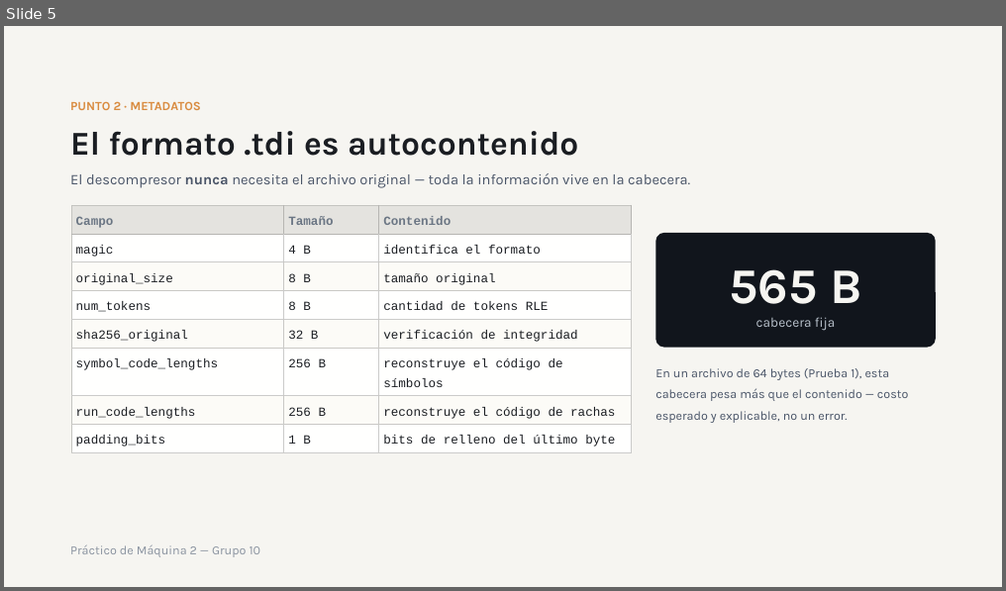
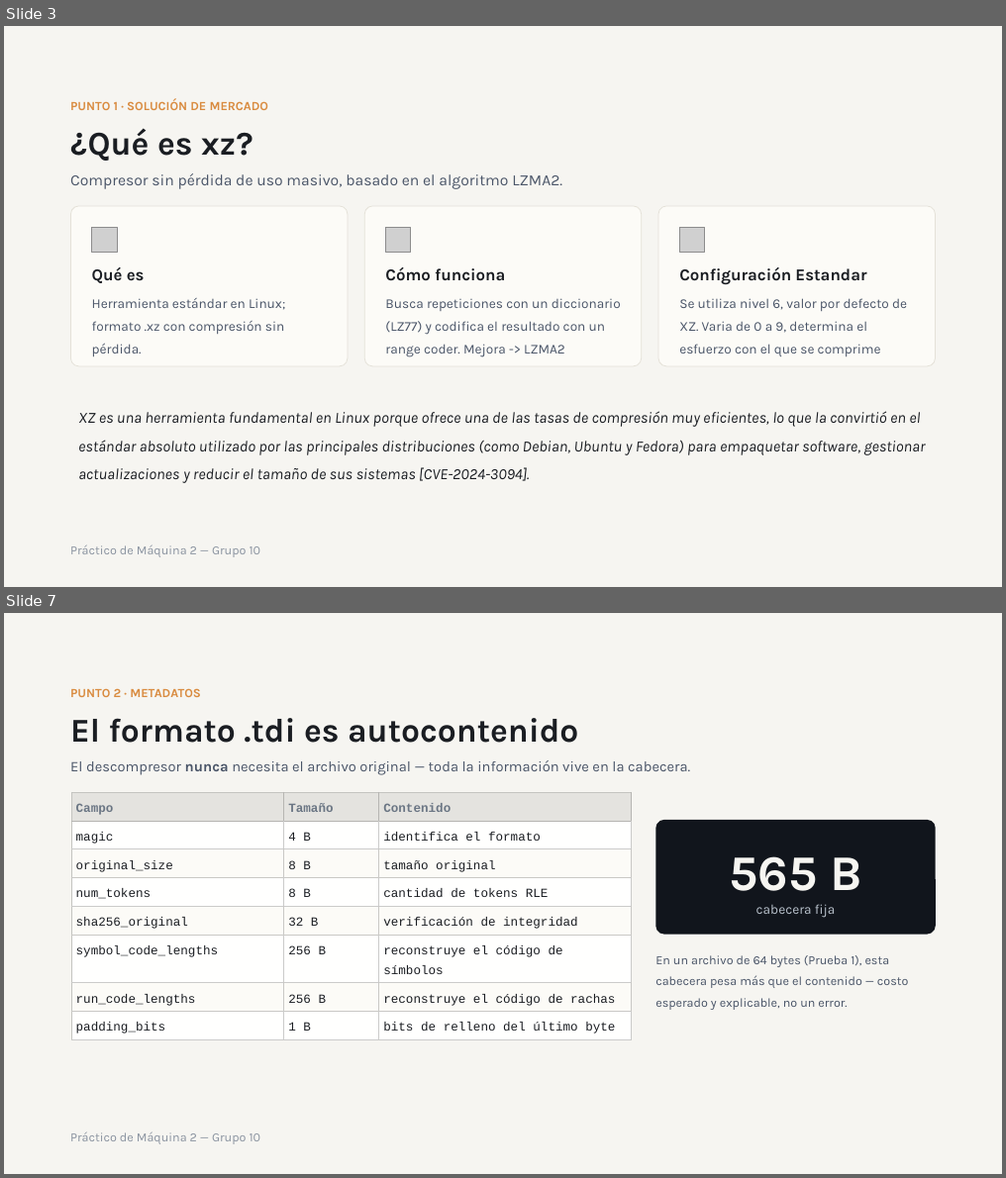
Before and after one commit to BaltasarOrtiz/FACULTAD-FCEFN, a slide deck: Teoria de la Información/Parcial 1/Presentaciones/Práctico de Máquina 2 — RLE+Shannon vs xz.pptx. Shown one above the other, each under a label of ours: slide 5 before the commit, slides 3 and 7 after it; the slides between them are not shown. The pictures are 1006x591 and 1006x1178 pixels, drawn with LibreOffice and Linux fonts; fonts in the diff are those of the drawing; grey boxes stand for pictures. Boxes give left, top, right and bottom in pixels: in the first picture for what was removed or moved away, otherwise in the second. Text is boxed around its words. In the diff, an @@ line names an element or a change of style, - is before the commit and + after.

```diff
--- a/Teoria de la Información/Parcial 1/Presentaciones/Práctico de Máquina 2 — RLE+Shannon vs xz.pptx
+++ b/Teoria de la Información/Parcial 1/Presentaciones/Práctico de Máquina 2 — RLE+Shannon vs xz.pptx
@@ slide 3 added at [4,26,1002,587], background #F6F5F1 @@
@@ text added at [70,99,269,110], 12 pt, text #D98B3F, bold @@
+PUNTO 1 · SOLUCIÓN DE MERCADO
@@ title added at [70,128,253,161], 32 pt, text #1A1D22, bold @@
+¿Qué es xz?
@@ text added at [70,174,562,189], 15 pt, text #4A5568 @@
+Compresor sin pérdida de uso masivo, basado en el algoritmo LZMA2.
@@ rounded rectangle added at [70,206,348,367], fill #FCFBF7, outline #E4E1D8 0.75 pt @@
@@ picture added at [91,227,116,252] @@
@@ rounded rectangle added at [364,206,642,367], fill #FCFBF7, outline #E4E1D8 0.75 pt @@
@@ picture added at [386,227,411,252] @@
@@ rounded rectangle added at [658,206,936,367], fill #FCFBF7, outline #E4E1D8 0.75 pt @@
@@ picture added at [680,227,705,252] @@
@@ text added at [92,268,145,283], 16 pt, text #1A1D22, bold @@
+Qué es
@@ text added at [385,268,505,281], 16 pt, text #1A1D22, bold @@
+Cómo funciona
@@ text added at [679,268,866,284], 16 pt, text #1A1D22, bold @@
+Configuración Estandar
@@ text added at [92,298,285,357], 13 pt, text #4A5568 @@
+Herramienta estándar en Linux; formato .xz con compresión sin pérdida.
@@ text added at [385,298,621,358], 13 pt, text #4A5568 @@
+Busca repeticiones con un diccionario (LZ77) y codifica el resultado con un range coder. Mejora -> LZMA2
@@ text added at [679,298,907,357], 13 pt, text #4A5568 @@
+Se utiliza nivel 6, valor por defecto de XZ. Varia de 0 a 9, determina el esfuerzo con el que se comprime
@@ text added at [78,411,926,483], 15 pt, text #1A1D22, italic @@
+XZ es una herramienta fundamental en Linux porque ofrece una de las tasas de compresión muy eficientes, lo que la convirtió en el estándar absoluto utilizado por las principales distribuciones (como Debian, Ubuntu y Fedora) para empaquetar software, gestionar actualizaciones y reducir el tamaño de sus sistemas [CVE-2024-3094].
@@ text added at [70,546,261,558], 12 pt, text #8A93A0 @@
+Práctico de Máquina 2 — Grupo 10
@@ what was slide 5 is now slide 7 @@
```
Also in this commit, not shown: 7 slides changed, 6 other slides added, 2 slides removed, 4 other files.
